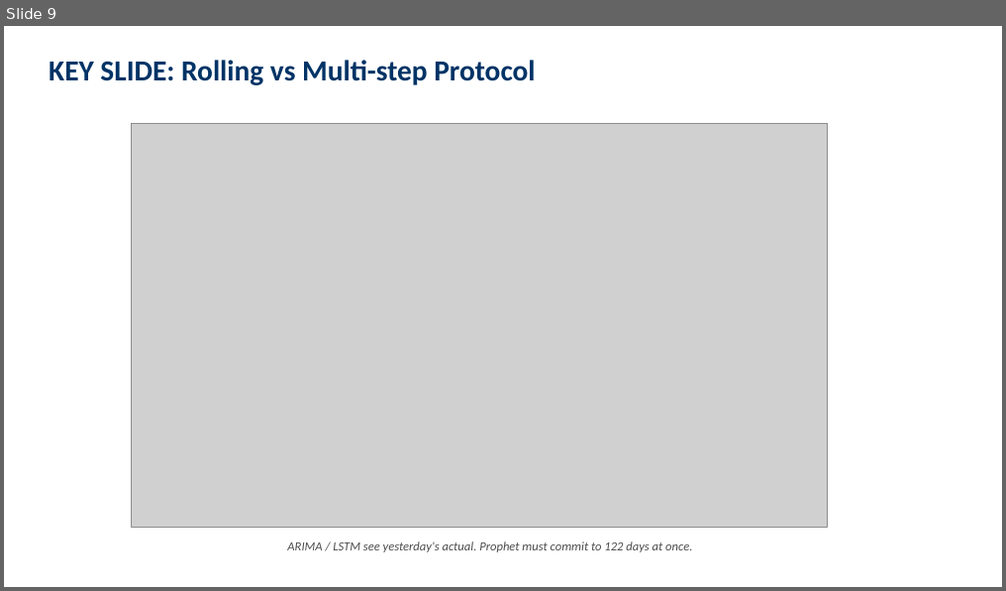
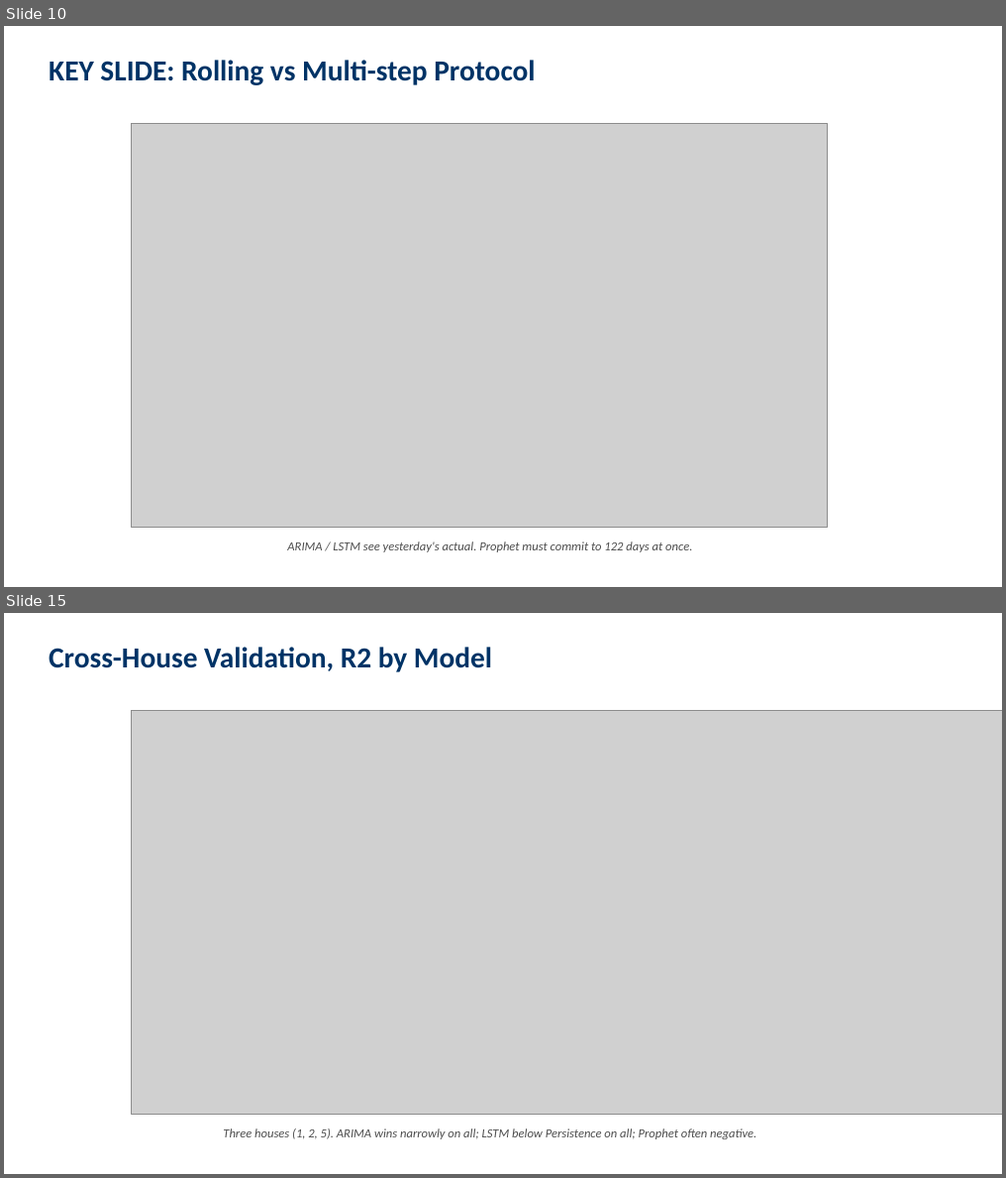
Before and after one commit to RsGoksel/refit-energy-forecasting, a slide deck: EBT629E_Project_Presentation.pptx. Shown one above the other, each under a label of ours: slide 9 before the commit, slides 10 and 15 after it; the slides between them are not shown. The pictures are 1006x591 and 1006x1178 pixels, drawn with LibreOffice and Linux fonts; fonts in the diff are those of the drawing; grey boxes stand for pictures. Boxes give left, top, right and bottom in pixels: in the first picture for what was removed or moved away, otherwise in the second. Text is boxed around its words. In the diff, an @@ line names an element or a change of style, - is before the commit and + after.

Commit message:
Add persistence baseline, Diebold-Mariano test, and cross-house validation
Major scientific update with three new analyses pushing methodological rigor:

1. Persistence baseline (y_hat[t] = y[t-1]) added as sanity check.
   - On House 2: R2 = 0.873 (vs ARIMA's 0.876, LSTM's 0.748, Prophet's 0.015)
   - Reveals that lag-1 autocorrelation dominates daily residential energy.

2. Diebold-Mariano test (Harvey-Leybourne-Newbold corrected) for statistical
   significance of forecast accuracy differences.
   - ARIMA vs Persistence: p=0.665 (NOT significant) - the apparent ARIMA win is noise
   - LSTM vs Persistence: p<0.001 (Persistence significantly better)
   - Prophet vs Persistence: p<0.001 (Persistence significantly better)
   - ARIMA vs LSTM/Prophet: p<0.001 (ARIMA significantly better)

3. Cross-house validation on Houses 1, 2, 5. Ranking is consistent on all three:
   Persistence ~ ARIMA > LSTM > Prophet, with Prophet often producing
   negative R2 (worse than predicting the mean).

Files changed:
- energy_forecasting.py: added run_persistence(), diebold_mariano_test(),
  4-model evaluation, cost interpretation output
- cross_house_validation.py: NEW, runs full pipeline on 3 houses
- regenerate_results_plots.py: NEW, refreshes plots from saved CSVs
- generate_final_report.py / _TR.py: added Sections 3.5 (Persistence),
  3.7 (DM test), 5.5 (DM results), 5.6 (Cross-house), 5.7 (Cost),
  rewrote Discussion and Conclusion to reflect the new findings
- generate_presentation.py: added 3 new slides (Persistence baseline,
  DM test, Cross-house), fixed Metrics slide caption, updated Discussion
  and Conclusion bullets
- README.md: added badges, TL;DR table, new Sections 5.1 (Persistence),
  8 (Significance + Cross-house), updated practical interpretation

Updated results:
- 20-page reports (EN + TR, was 17)
- 18-slide presentation (was 15)
- 12 figures including dm_test_plot.png and cross_house_comparison.png

```diff
--- a/EBT629E_Project_Presentation.pptx
+++ b/EBT629E_Project_Presentation.pptx
@@ slide 15 added at [4, 613, 1002, 1174], background #FFFFFF @@
@@ text added at [49, 647, 492, 672], 28 pt, text #003366, bold @@
+Cross-House Validation, R2 by Model
@@ picture added at [132, 710, 1002, 1115] @@
@@ text added at [223, 1129, 756, 1140], 12 pt, text #4D4D4D, italic @@
+Three houses (1, 2, 5). ARIMA wins narrowly on all; LSTM below Persistence on all; Prophet often negative.
@@ what was slide 9 is now slide 10 @@
```
Also in this commit, not shown: 3 slides changed, 4 other slides added, 2 slides removed, 21 other files.
